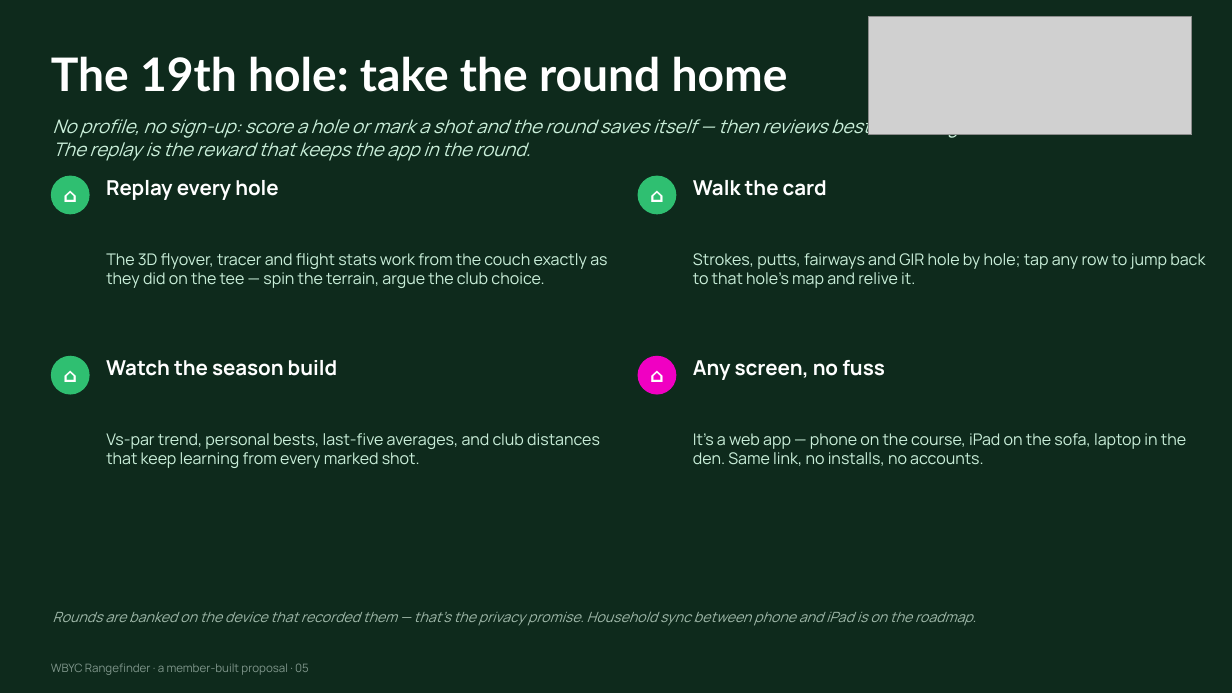
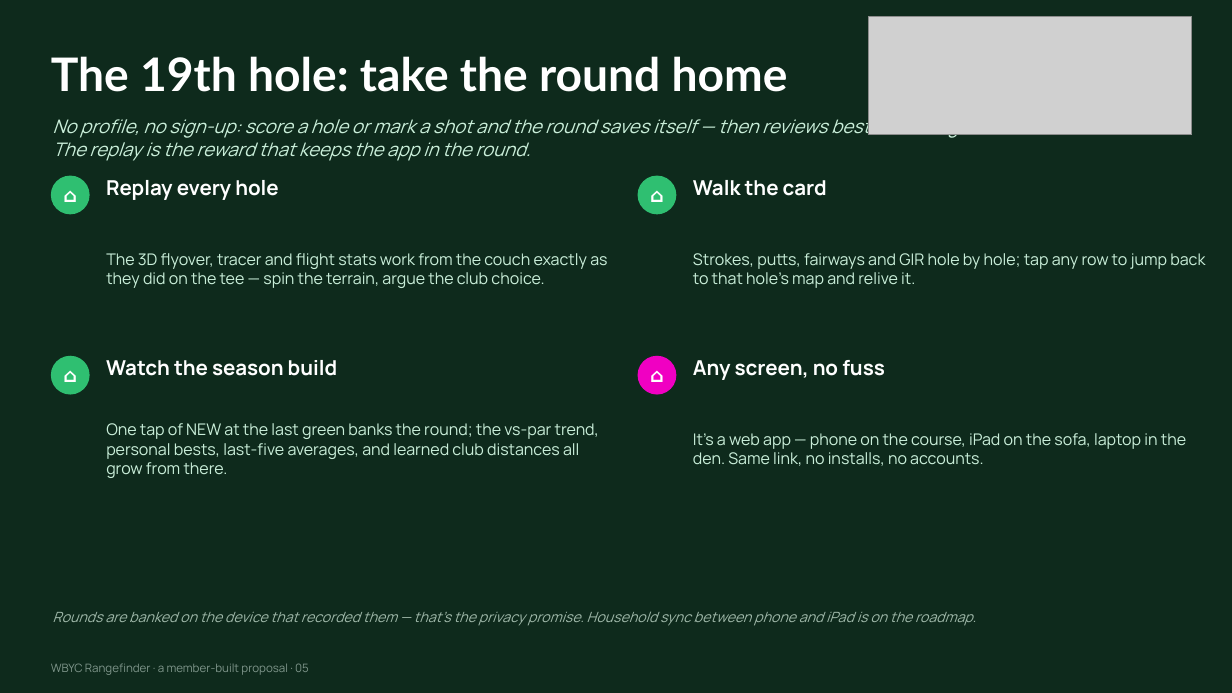
Before and after one commit to kitartig/WBYC-Rangefinder, a slide deck: slide 5 of WBYC-Rangefinder-Pitch.pptx. Drawn at 1232x693 pixels with LibreOffice and Linux fonts; fonts in the diff are those of the drawing; grey boxes stand for pictures. Boxes give left, top, right and bottom in pixels: in the first picture for what was removed or moved away, otherwise in the second. Text is boxed around its words. In the diff, an @@ line names an element or a change of style, - is before the commit and + after.

Commit message:
Docs: the record-keeping flow made explicit (name once → auto-save while playing → NEW banks the round) in guide + 19th-hole slide

```diff
--- a/WBYC-Rangefinder-Pitch.pptx
+++ b/WBYC-Rangefinder-Pitch.pptx
@@ text at (106,423,599,478): text changed @@
-Vs-par trend, personal bests, last-five averages, and club distances that keep learning from every marked shot.
+One tap of NEW at the last green banks the round; the vs-par trend, personal bests, last-five averages, and learned club distances all grow from there.
```
Also in this commit, not shown: 2 other files.
